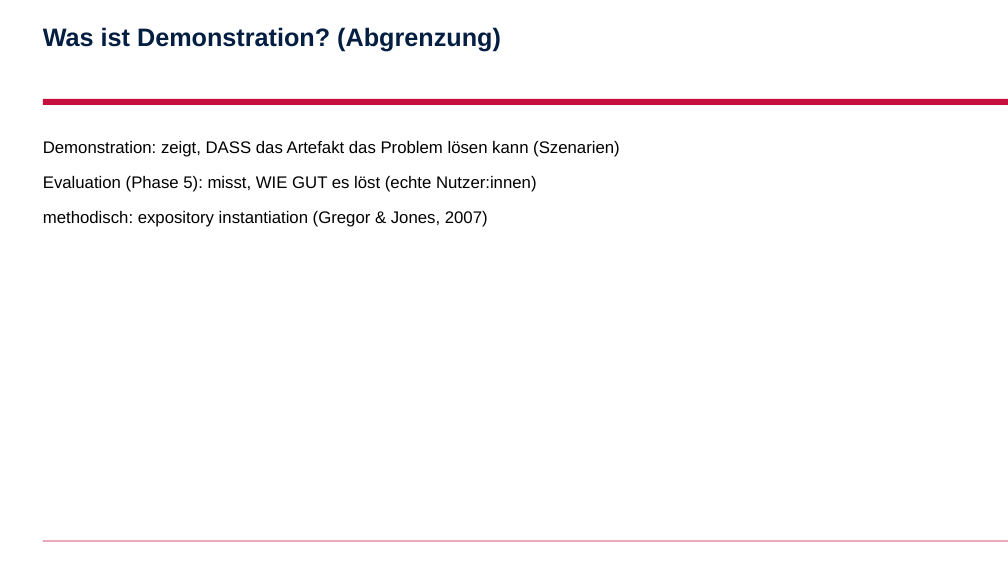
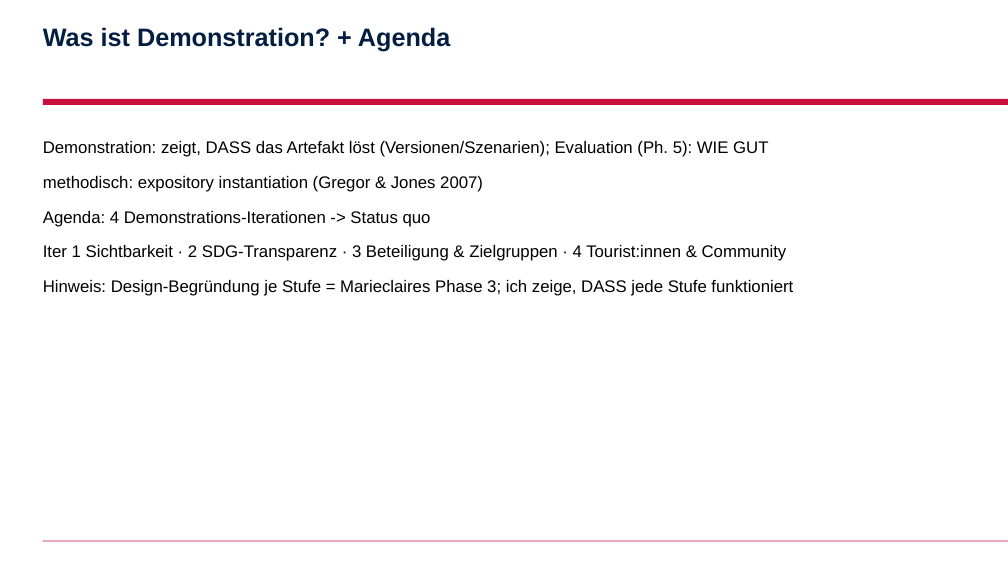
Before and after one commit to AnshulAgrawal7/zoe-sustainability-platform, a slide deck: slide 3 of docs/slides/anshul.pptx. Drawn at 1008x567 pixels with LibreOffice and Linux fonts; fonts in the diff are those of the drawing; background and template pictures are left out. Boxes give left, top, right and bottom in pixels: in the first picture for what was removed or moved away, otherwise in the second. Text is boxed around its words. In the diff, an @@ line names an element or a change of style, - is before the commit and + after.

```diff
--- a/docs/slides/anshul.pptx
+++ b/docs/slides/anshul.pptx
@@ title at box(43, 27, 450, 52): text changed @@
-Was ist Demonstration? (Abgrenzung)
+Was ist Demonstration? + Agenda
@@ text at box(43, 141, 793, 296): text changed @@
-Demonstration: zeigt, DASS das Artefakt das Problem lösen kann (Szenarien)
-Evaluation (Phase 5): misst, WIE GUT es löst (echte Nutzer:innen)
-methodisch: expository instantiation (Gregor & Jones, 2007)
+Demonstration: zeigt, DASS das Artefakt löst (Versionen/Szenarien); Evaluation (Ph. 5): WIE GUT
+methodisch: expository instantiation (Gregor & Jones 2007)
+Agenda: 4 Demonstrations-Iterationen -> Status quo
+Iter 1 Sichtbarkeit · 2 SDG-Transparenz · 3 Beteiligung & Zielgruppen · 4 Tourist:innen & Community
+Hinweis: Design-Begründung je Stufe = Marieclaires Phase 3; ich zeige, DASS jede Stufe funktioniert
```
Also in this commit, not shown: 5 other slides changed, 2 slides added, 2 slides removed, 8 other files.
